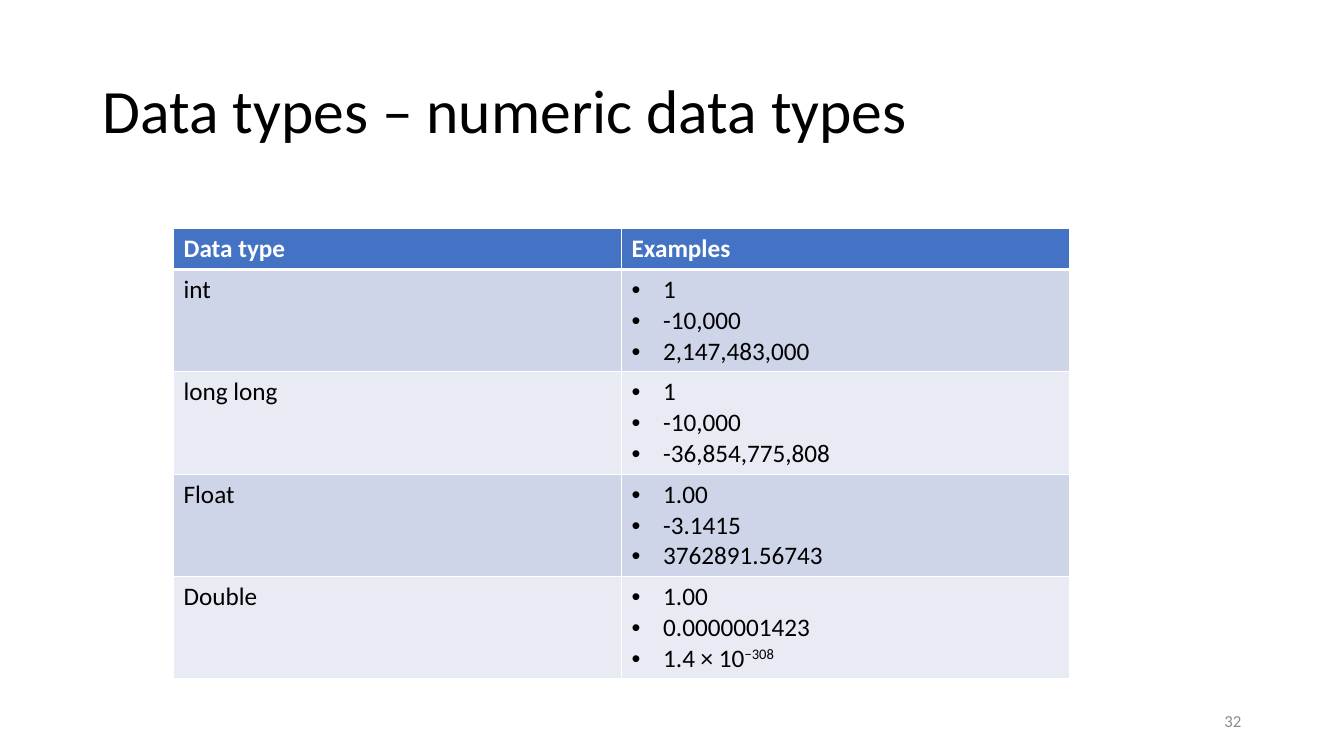
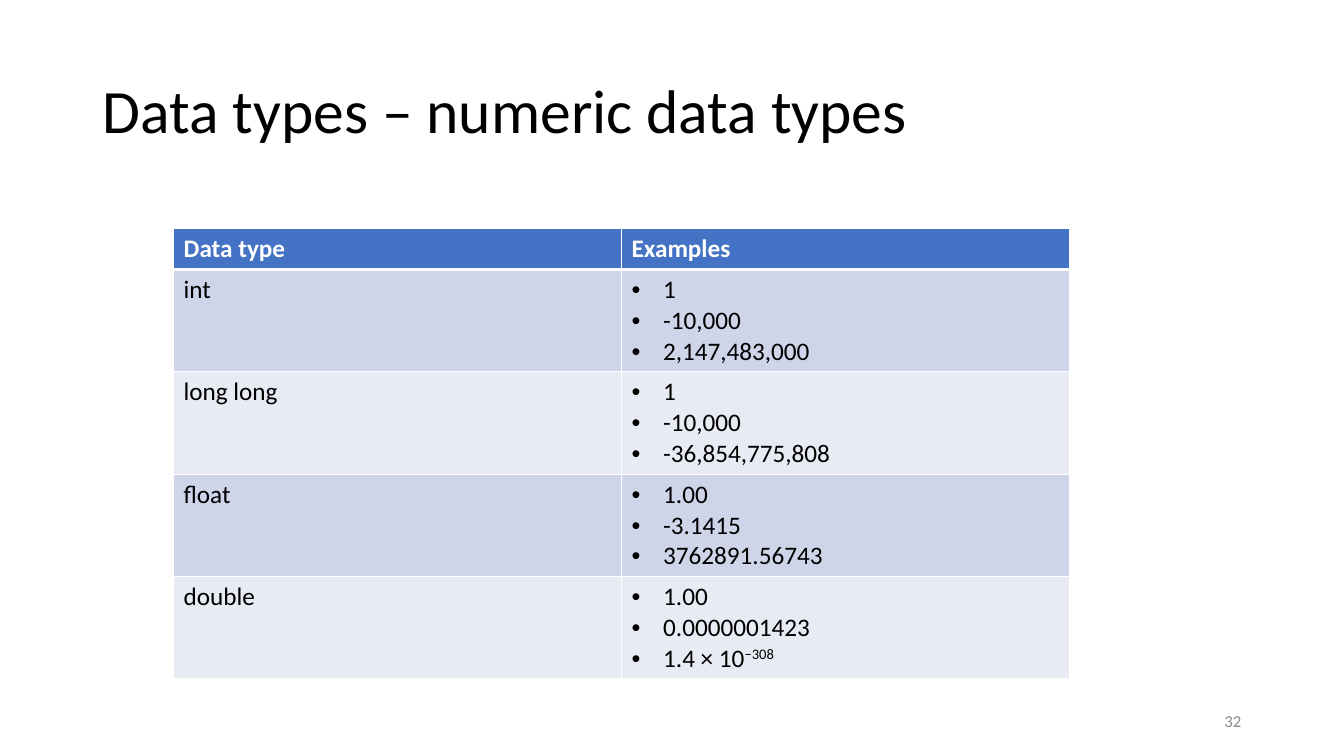
Before and after one commit to CodeIt-SADEAF/handout, a slide deck: slide 32 of Lesson1/L1_slides/L1_slides.pptx. Drawn at 1344x756 pixels with LibreOffice and Linux fonts; fonts in the diff are those of the drawing. Boxes give left, top, right and bottom in pixels: in the first picture for what was removed or moved away, otherwise in the second. Text is boxed around its words. In the diff, an @@ line names an element or a change of style, - is before the commit and + after.

```diff
--- a/Lesson1/L1_slides/L1_slides.pptx
+++ b/Lesson1/L1_slides/L1_slides.pptx
@@ table at [173,229,1069,674] @@
-row 4, column 1: Float
+row 4, column 1: float
-row 5, column 1: Double
+row 5, column 1: double
```
Also in this commit, not shown: 8 other slides changed, 1 other file.
